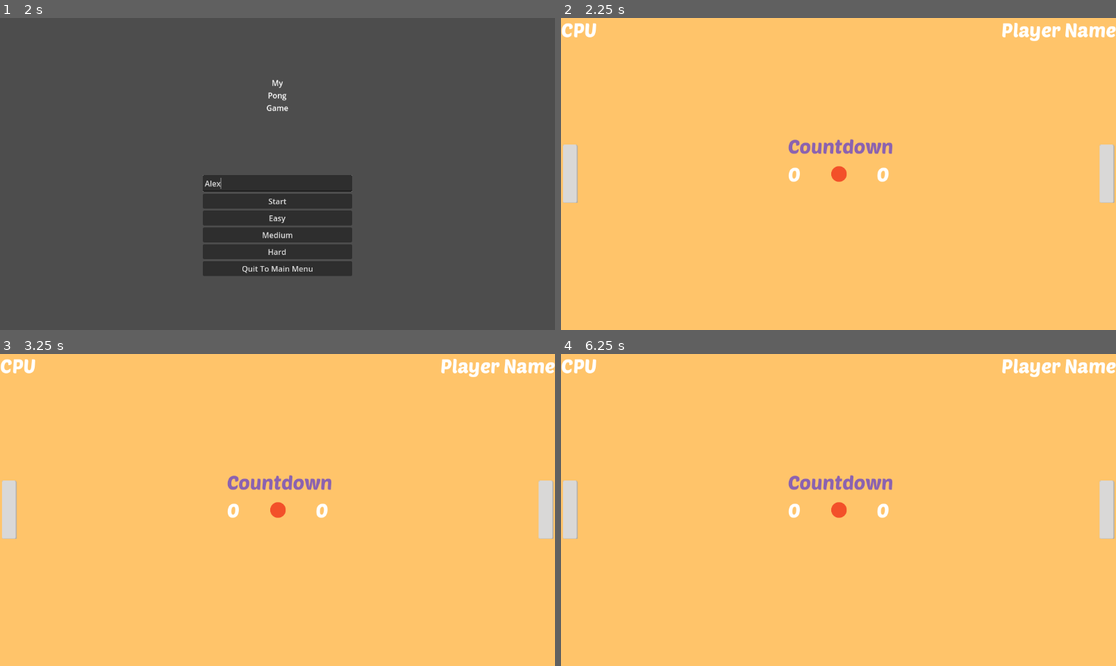
Above: before the commit, frames 1-4 (two rows, left to right).
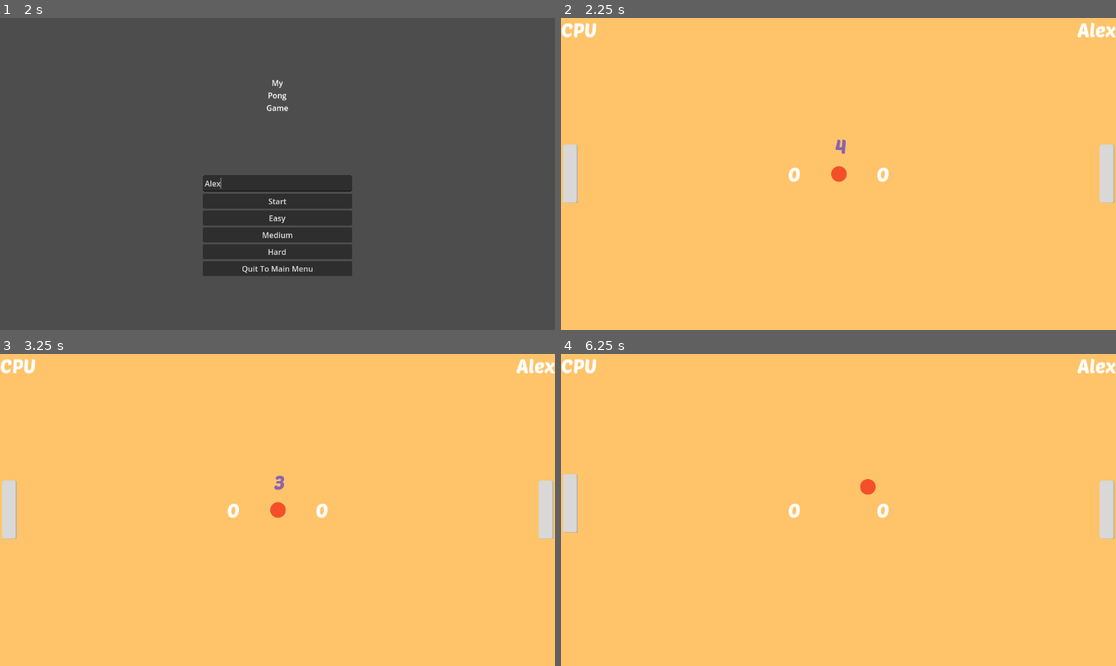
Above: after the commit, the same moments.

Repository: catarinaflores/Pong_CatarinaCosta
Game: Godot game, scene res://main_menu/main_menu.tscn
The game is run twice, just before and just after one commit, with the same random seed, the same clock (stepped at 60 frames per second) and the same inputs.
Inputs (mouse positions are in pixels of both pictures, inside the frame that each line leads up to):
- Up to frame 1 (2 s): click "Singleplayer" at 0.5 s; click (277, 183) at 1.27 s; type "Alex" at 1.35 s
- Up to frame 2 (2.25 s): click "Start" at 2 s
- Up to frame 3 (3.25 s): tap Enter at 2.75 s; hold W (cima) from 2.78 s (still down)
- Up to frame 4 (6.25 s): tap Space at 3.5, 5.75 s; release W (cima) at 3.53 s; hold S (baixo) 3.53-4.28 s; hold W (cima) 4.28-5.78 s; tap Enter at 5 s; hold S (baixo) from 5.78 s (still down)

Frame 1 is identical in both runs. In frame 2, 1.0% of the frame differs, in the area x 40-100%, y 1-44%; in frame 3, 1.0%; in frame 4, 1.3%, in the area x 0-100%, y 1-60%.
Error before the commit: Parse Error: Could not parse global class "Ball" from "res://ball/ball.gd". (res://level/level.gd:8)

Commit message:
trying to fix

Diff:
--- a/ball/ball.gd
+++ b/ball/ball.gd
@@ -4,13 +4,12 @@
 @export var speed := 400
 @onready var collision_sound: AudioStreamPlayer = %CollisionSound
 
-
 func _physics_process(delta: float) -> void:
 	var collision := move_and_collide(velocity * delta)
 	if collision:
-		velocity = velocity.bounce(collision.get_normal()) * 50
+		velocity = velocity.bounce(collision.get_normal())
 		collision_sound.play()
-		if collision.
+
 
 func stop_moving() -> void:
 	velocity = Vector2.ZERO
--- a/level/level.gd
+++ b/level/level.gd
@@ -10,7 +10,8 @@
 @onready var countdown_label: Label = %CountdownLabel
 @onready var score_sound: AudioStreamPlayer = %ScoreSound
 @onready var player_name: Label = %PlayerName
-@onready var wall_top: CollisionShape2D = %WallTop
+@onready var walls: StaticBody2D = %Walls
+
 
 
 func _ready() -> void:
--- a/level/level.tscn
+++ b/level/level.tscn
@@ -100,13 +100,14 @@
 [node name="PlayerPaddle" parent="." instance=ExtResource("1_jxbcf")]
 position = Vector2(1134, 324)
 
-[node name="StaticBody2D" type="StaticBody2D" parent="."]
+[node name="Walls" type="StaticBody2D" parent="."]
+unique_name_in_owner = true
 
-[node name="WallTop" type="CollisionShape2D" parent="StaticBody2D"]
+[node name="WallTop" type="CollisionShape2D" parent="Walls"]
 position = Vector2(571.5, -11)
 shape = SubResource("RectangleShape2D_0vy4x")
 
-[node name="WallBottom" type="CollisionShape2D" parent="StaticBody2D"]
+[node name="WallBottom" type="CollisionShape2D" parent="Walls"]
 position = Vector2(572, 660)
 shape = SubResource("RectangleShape2D_0vy4x")
 
